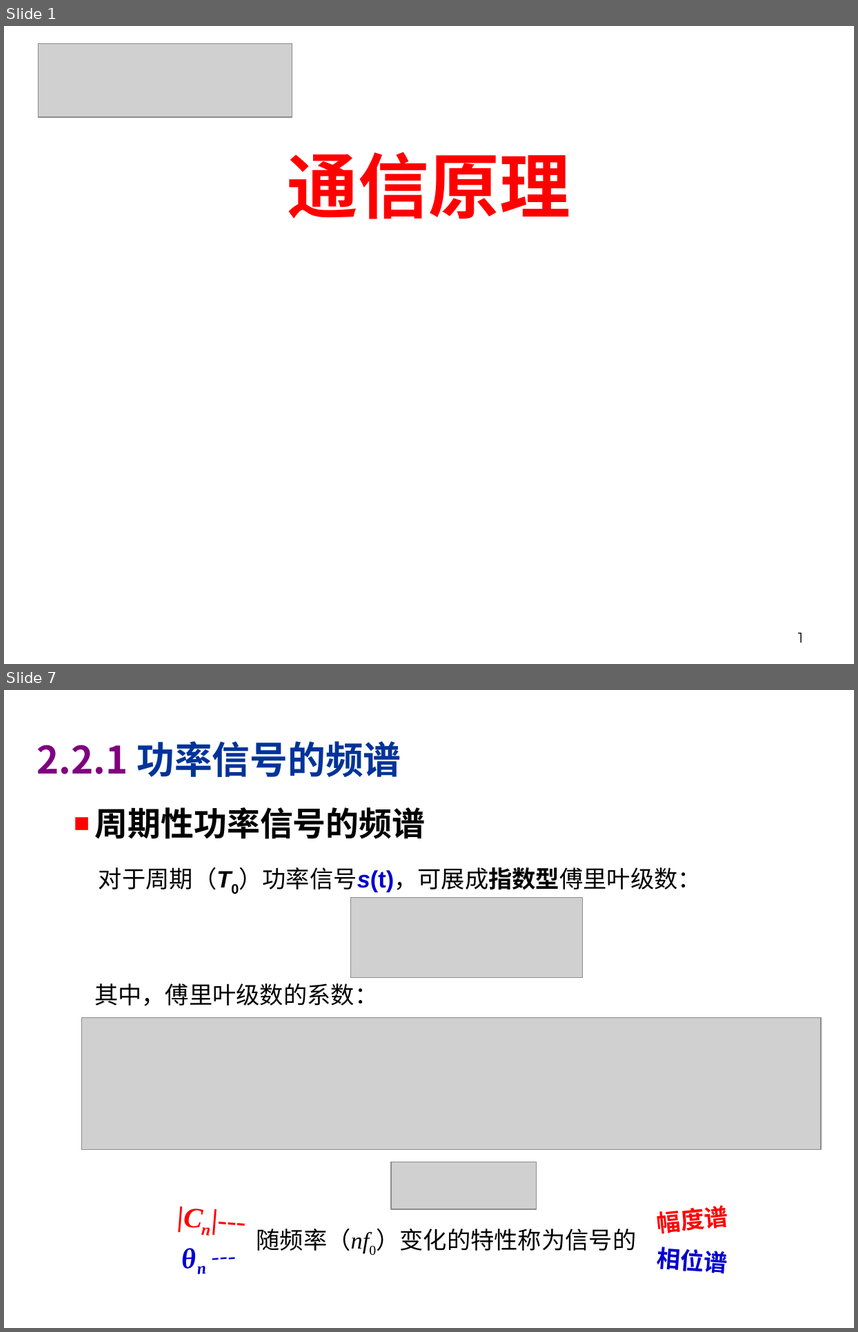
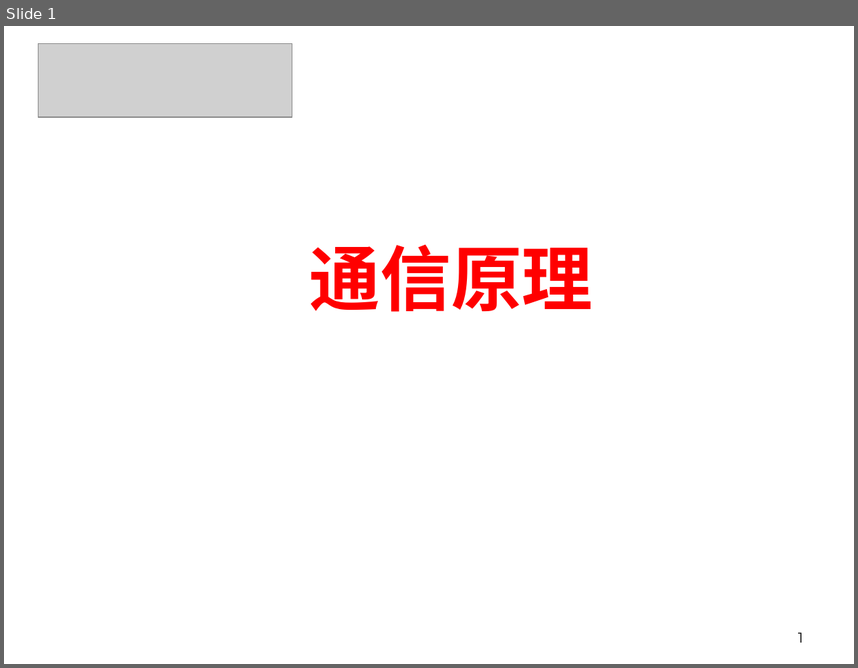
Before and after one commit to Happyday159/course-materials, a slide deck: files/lecture1b.pptx. Shown one above the other, each under a label of ours: slides 1 and 7 before the commit, slide 1 after it; the slides between them are not shown. The pictures are 858x1332 and 858x668 pixels, drawn with LibreOffice and Linux fonts; fonts in the diff are those of the drawing; grey boxes stand for pictures; background and template pictures are left out. Boxes give left, top, right and bottom in pixels: in the first picture for what was removed or moved away, otherwise in the second. Text is boxed around its words. In the diff, an @@ line names an element or a change of style, - is before the commit and + after.

```diff
--- a/files/lecture1b.pptx
+++ b/files/lecture1b.pptx
@@ slide 7 removed at <box>4,690,854,1328</box>, background #FFFFFF @@
@@ text removed at <box>36,741,401,777</box> @@
-2.2.1 功率信号的频谱
@@ text removed at <box>95,807,425,839</box> @@
-■ 周期性功率信号的频谱
@@ text removed at <box>99,867,701,892</box> @@
-对于周期（T0）功率信号s(t)，可展成指数型傅里叶级数：
@@ picture removed at <box>351,898,583,978</box> @@
@@ text removed at <box>94,983,378,1006</box> @@
-其中，傅里叶级数的系数：
@@ picture removed at <box>82,1017,821,1149</box> @@
@@ picture removed at <box>391,1162,536,1210</box> @@
@@ text removed at <box>161,1192,259,1242</box> @@
-|Cn|---
@@ text removed at <box>658,1205,728,1234</box> @@
-幅度谱
@@ text removed at <box>172,1230,257,1280</box> @@
-θn ---
@@ text removed at <box>256,1228,636,1254</box> @@
-随频率（nf0）变化的特性称为信号的
@@ text removed at <box>656,1246,726,1273</box> @@
-相位谱
@@ slide 1 changed as well @@
@@ text "通信原理": place and size @@
-text "通信原理" at <box>288,152,571,219</box>
+text "通信原理" at <box>310,244,593,312</box>
```
Also in this commit, not shown: 1 slide added, 29 other slides removed, 2 other files.
